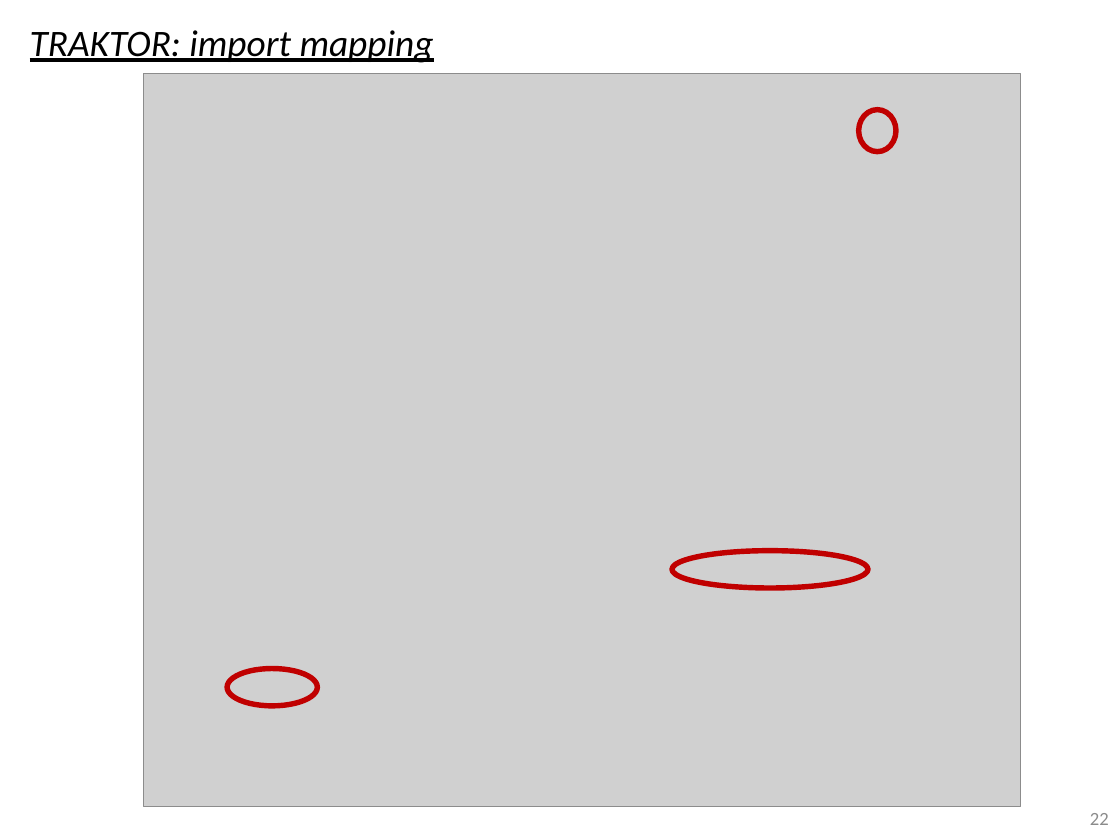
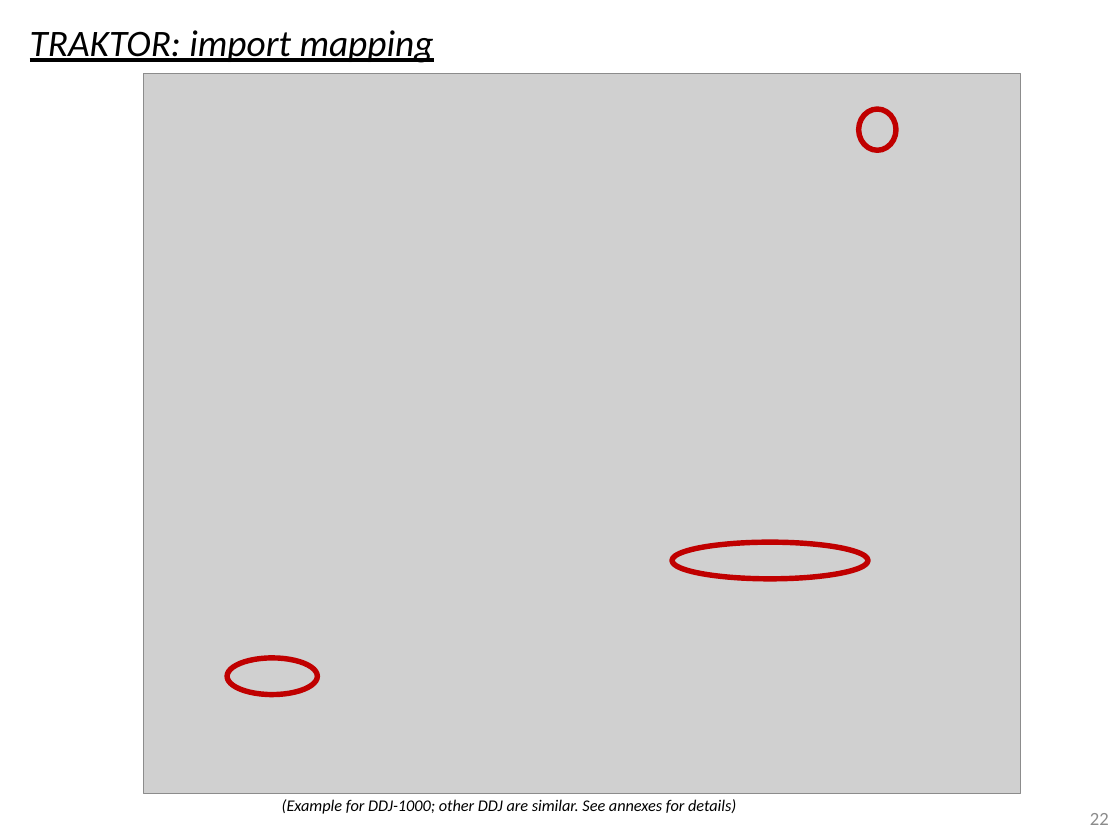
Before and after one commit to pestrela/music, a slide deck: slide 22 of traktor/mapping_ddj_1000/Support files/Source files/DDJ - BOME Installation Guide.pptx. Drawn at 1120x840 pixels with LibreOffice and Linux fonts; fonts in the diff are those of the drawing; grey boxes stand for pictures. Boxes give left, top, right and bottom in pixels: in the first picture for what was removed or moved away, otherwise in the second. Text is boxed around its words. In the diff, an @@ line names an element or a change of style, - is before the commit and + after.

```diff
--- a/traktor/mapping_ddj_1000/Support files/Source files/DDJ - BOME Installation Guide.pptx
+++ b/traktor/mapping_ddj_1000/Support files/Source files/DDJ - BOME Installation Guide.pptx
@@ picture: place and size @@
-picture at [143,74,1020,806]
+picture at [143,74,1020,794]
@@ ellipse: place and size @@
-ellipse at [672,551,868,588]
+ellipse at [672,542,868,579]
@@ ellipse: place and size @@
-ellipse at [227,669,318,706]
+ellipse at [227,657,318,694]
@@ text added at [282,799,736,814], 10.5 pt, text #000000, italic @@
+(Example for DDJ-1000; other DDJ are similar. See annexes for details)
```
Also in this commit, not shown: 17 other slides changed, 5 other files.
